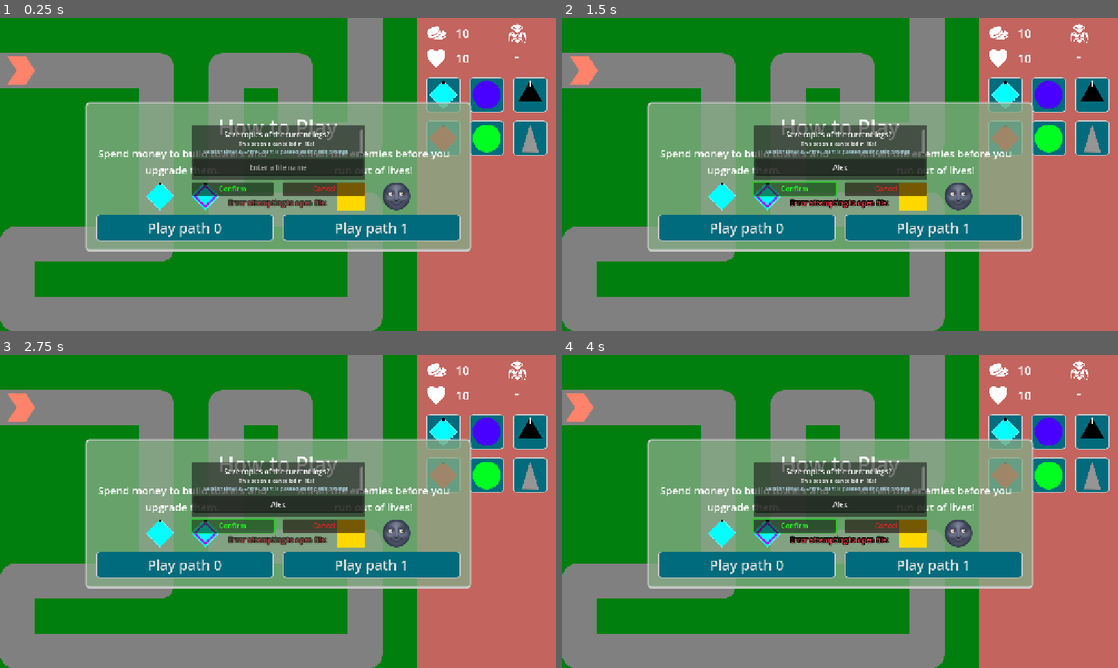
Above: before the commit, frames 1-4 (two rows, left to right).
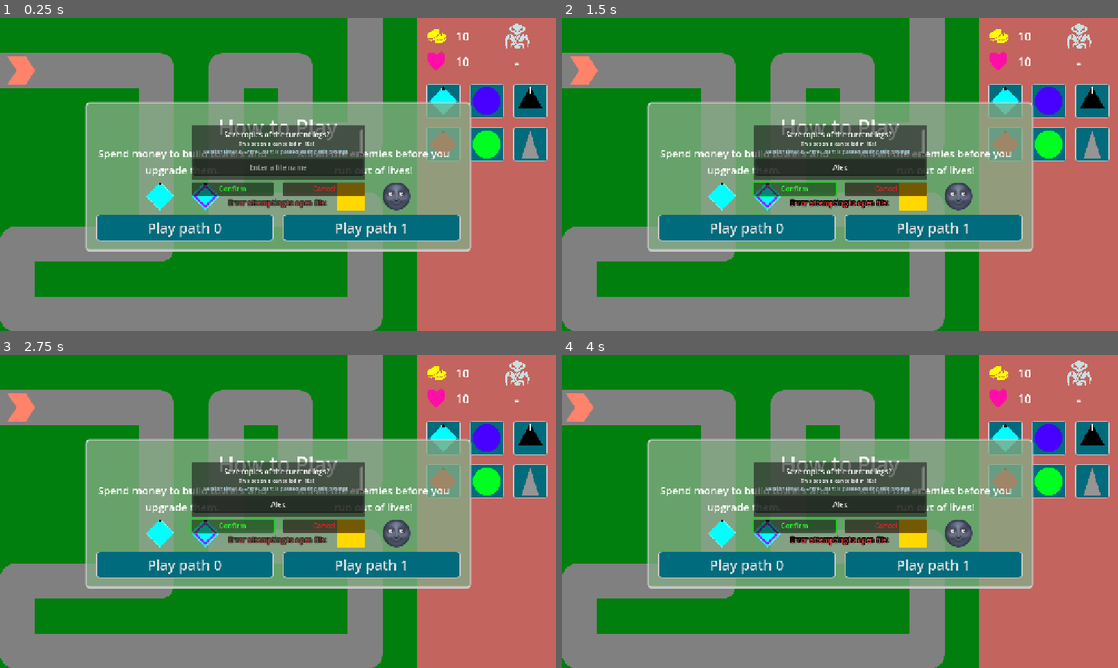
Above: after the commit, the same moments.

Repository: phrasmotica/godot-tower-defence
Game: Godot game, scene res://scenes/game.tscn
Same seed, same stepped clock (60 frames per second), same inputs: the game is played once before the commit and once after it.
Inputs (mouse positions are in pixels of both pictures, inside the frame that each line leads up to):
- Up to frame 1 (0.25 s): no input
- Up to frame 2 (1.5 s): click (840, 168) at 0.52 s; type "Alex" at 0.6 s; click "Confirm" at 1.25 s
- Up to frame 3 (2.75 s): click "Confirm" at 2 s
- Up to frame 4 (4 s): click "Play path 0" at 2.75 s; click "Play path 0" at 3.5 s

The runs differ from the first frame. In frame 1, 3.0% of the frame differs, in the area x 76-99%, y 1-46%; in frame 2, 3.0%; in frame 3, 3.0%; in frame 4, 3.0%.
Error in both runs: Trying to assign value of type 'Nil' to a variable of type 'Array'. (res://addons/GoLogger/Log.gd:296)

Commit message:
Add custom colours for UI icons, and increase size of wave label icon

Diff:
--- a/scenes/ui/amount_label.gd
+++ b/scenes/ui/amount_label.gd
@@ -33,10 +33,17 @@
 
 		_refresh()
 
-@export
-var icon_size := 40:
+@export_range(32.0, 128.0)
+var icon_size := 40.0:
 	set(value):
 		icon_size = value
+
+		_refresh()
+
+@export
+var icon_colour := Color.WHITE:
+	set(value):
+		icon_colour = value
 
 		_refresh()
 
@@ -71,10 +78,20 @@
 @onready
 var amount_label: Label = %Amount
 
+var _icon_updater: ShaderTimeUpdater = null
+
 func _ready() -> void:
+	var icon_material := texture_rect.material as ShaderMaterial
+	assert(icon_material)
+
+	_icon_updater = ShaderTimeUpdater.new(icon_material)
+
 	_refresh()
 
 func _refresh() -> void:
+	if _icon_updater:
+		_icon_updater.set_color("replacement_colour", icon_colour)
+
 	if amount_label:
 		amount_label.add_theme_font_size_override("font_size", amount_text_size)
 
--- a/scenes/ui/amount_label.tscn
+++ b/scenes/ui/amount_label.tscn
@@ -1,7 +1,14 @@
-[gd_scene load_steps=3 format=3 uid="uid://diwd7nkeshej7"]
+[gd_scene load_steps=5 format=3 uid="uid://diwd7nkeshej7"]
 
 [ext_resource type="Script" uid="uid://dauvu8db80uqs" path="res://scenes/ui/amount_label.gd" id="1_n4uao"]
 [ext_resource type="Theme" uid="uid://bqnr1830yqwqe" path="res://assets/themes/td_theme.tres" id="1_nsib7"]
+[ext_resource type="Shader" uid="uid://bb2tbbee7yt1" path="res://scenes/ui/ui_icon.gdshader" id="4_pbv33"]
+
+[sub_resource type="ShaderMaterial" id="ShaderMaterial_8tr1b"]
+resource_local_to_scene = true
+shader = ExtResource("4_pbv33")
+shader_parameter/alpha_threshold = 0.1
+shader_parameter/replacement_colour = Color(1, 1, 1, 1)
 
 [node name="AmountLabel" type="HBoxContainer"]
 offset_right = 160.0
@@ -26,6 +33,7 @@
 [node name="TextureRect" type="TextureRect" parent="HeaderContainer"]
 unique_name_in_owner = true
 visible = false
+material = SubResource("ShaderMaterial_8tr1b")
 custom_minimum_size = Vector2(40, 40)
 layout_mode = 2
 expand_mode = 4
--- a/scenes/ui/game_ui/game_ui.tscn
+++ b/scenes/ui/game_ui/game_ui.tscn
@@ -36,7 +36,7 @@
 layout_mode = 2
 
 [node name="CreateTowerUI" parent="VBoxContainer" instance=ExtResource("4_3pagb")]
-custom_minimum_size = Vector2(0, 305)
+custom_minimum_size = Vector2(0, 294)
 layout_mode = 2
 
 [node name="TowerUIPusher" parent="VBoxContainer" node_paths=PackedStringArray("to_push") instance=ExtResource("7_dqr6q")]
--- a/scenes/ui/score_ui.tscn
+++ b/scenes/ui/score_ui.tscn
@@ -33,12 +33,14 @@
 layout_mode = 2
 icon = ExtResource("4_mrvhk")
 icon_size = 48
+icon_colour = Color(1, 1, 0, 1)
 
 [node name="LivesLabel" parent="HBoxContainer/VBoxContainer" instance=ExtResource("3_3bjug")]
 layout_mode = 2
 text = "Lives"
 icon = ExtResource("5_xllah")
 icon_size = 48
+icon_colour = Color(1, 0.054902, 0.654902, 1)
 
 [node name="WaveLabel" parent="HBoxContainer" instance=ExtResource("3_3bjug")]
 layout_mode = 2
@@ -48,6 +50,7 @@
 default_text = "-"
 text = "Wave"
 icon = ExtResource("6_stxc5")
-icon_size = 48
+icon_size = 64
+icon_colour = Color(0.778707, 0.879066, 0.890793, 1)
 vertical_layout = true
 amount_text_size = 40
--- a/scenes/ui/shader_time_updater.gd
+++ b/scenes/ui/shader_time_updater.gd
@@ -13,3 +13,6 @@
 
 func set_bool(param: StringName, value: bool) -> void:
 	_material.set_shader_parameter(param, value)
+
+func set_color(param: StringName, value: Color) -> void:
+	_material.set_shader_parameter(param, value)
